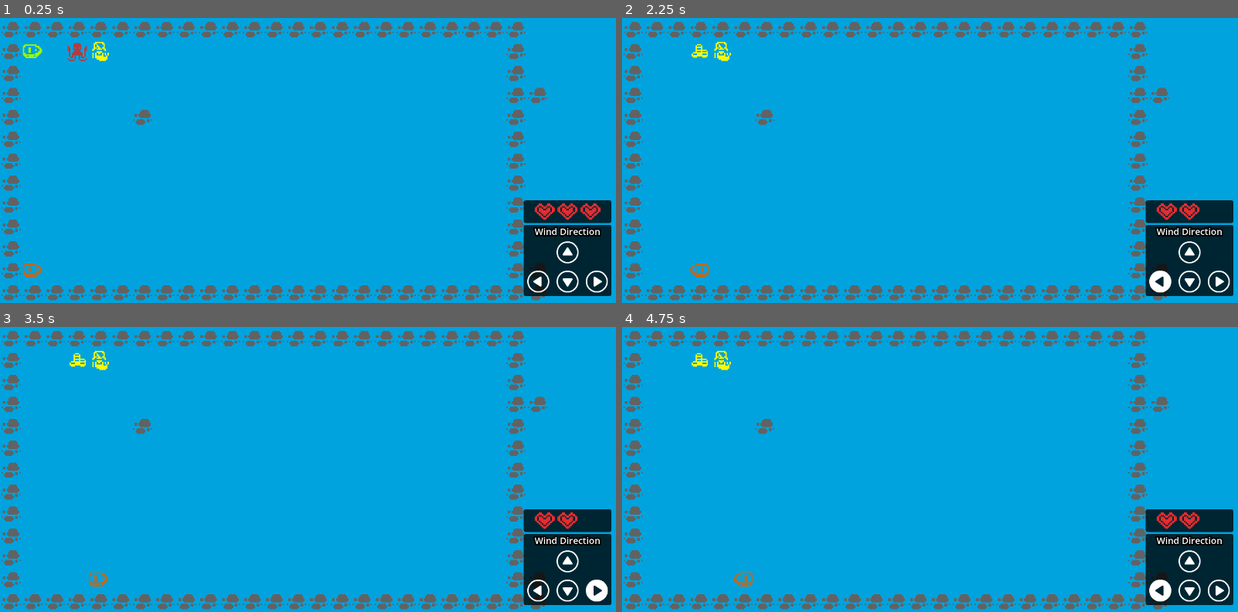
Above: before the commit, frames 1-4 (two rows, left to right).
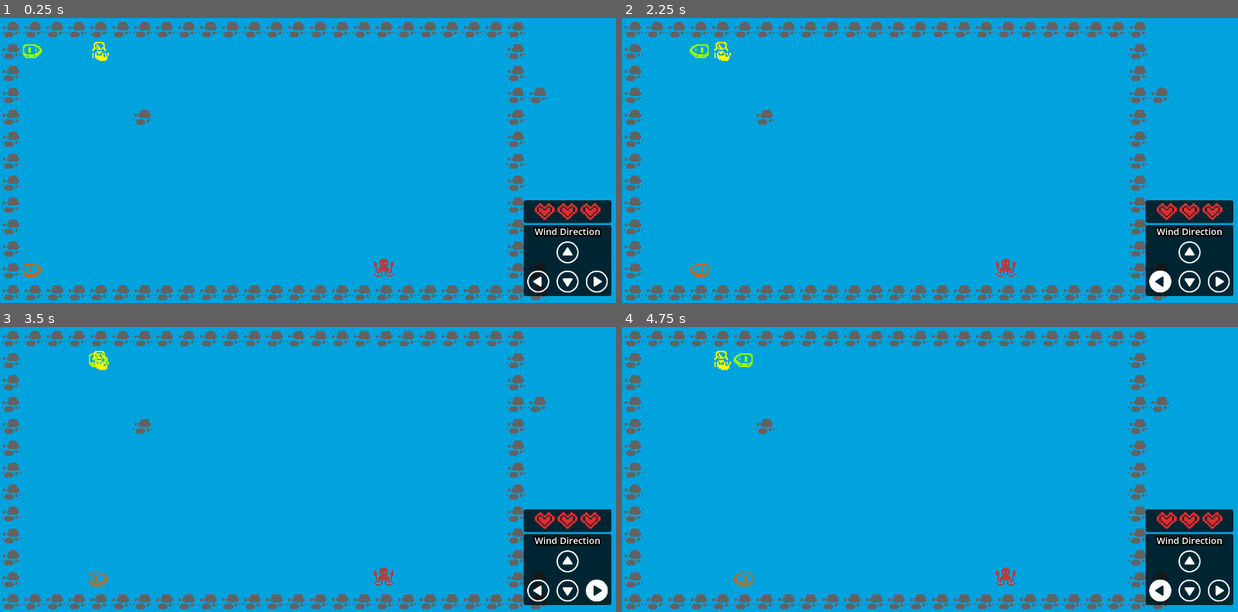
Above: after the commit, the same moments.

Repository: Tmat12/Mini-Jam-155
Game: Godot game, scene res://Scenes/Game.tscn
Two runs of this game, one before a commit and one after it. Both use one fixed random seed, a clock stepped at 60 frames per second and the inputs below.
Inputs (mouse positions are in pixels of both pictures, inside the frame that each line leads up to):
- Up to frame 1 (0.25 s): no input
- Up to frame 2 (2.25 s): tap Enter at 0.5 s; move the mouse to (1065, 146) at 0.52 s; hold Right (ui_right) 0.53-2.03 s; click (1065, 146) at 0.6 s; tap Space (Jump) at 0.77, 1.25, 1.52 s; move the mouse to (806, 174) at 1.27 s; click (806, 174) at 1.35 s; move the mouse to (991, 97) at 2.02 s; hold Left (ui_left) from 2.03 s (still down); click (991, 97) at 2.1 s
- Up to frame 3 (3.5 s): tap Enter at 2.75 s; move the mouse to (277, 526) at 2.77 s; release Left (ui_left) at 2.78 s; hold Right (ui_right) from 2.78 s (still down); click (277, 526) at 2.85 s; tap Space (Jump) at 3.02 s
- Up to frame 4 (4.75 s): tap Space (Jump) at 3.5, 3.77, 4.52 s; move the mouse to (1114, 512) at 3.52 s; click (1114, 512) at 3.6 s; tap Enter at 4.25 s; move the mouse to (745, 426) at 4.27 s; release Right (ui_right) at 4.28 s; hold Left (ui_left) from 4.28 s (still down); click (745, 426) at 4.35 s

The runs differ from the first frame. In frame 1, 0.2% of the frame differs, in the area x 10-64%, y 8-91%; in frame 2, 0.4%; in frame 3, 0.4%; in frame 4, 0.4%, in the area x 11-98%, y 8-91%.

Commit message:
Objects now spawn in random positions on the grid

Diff:
--- /dev/null
+++ b/Scenes/obstacle.tscn
@@ -0,0 +1,26 @@
+[gd_scene load_steps=4 format=3 uid="uid://drnf124e4f2c8"]
+
+[ext_resource type="Script" path="res://scripts/Obstacle.gd" id="1_ufak1"]
+[ext_resource type="Texture2D" uid="uid://c5fhaoqp6dk86" path="res://Sprites/monochrome-transparent.png" id="2_d1s5t"]
+
+[sub_resource type="RectangleShape2D" id="RectangleShape2D_81egp"]
+size = Vector2(14, 13)
+
+[node name="Obstacle" type="Area2D" node_paths=PackedStringArray("sprite")]
+position = Vector2(169, 73)
+scale = Vector2(3, 3)
+script = ExtResource("1_ufak1")
+sprite = NodePath("")
+
+[node name="Sprite2D" type="Sprite2D" parent="."]
+modulate = Color(0.721569, 0.431373, 0.156863, 1)
+texture = ExtResource("2_d1s5t")
+hframes = 49
+vframes = 22
+frame = 417
+
+[node name="CollisionShape2D" type="CollisionShape2D" parent="."]
+position = Vector2(0, 0.5)
+shape = SubResource("RectangleShape2D_81egp")
+
+[connection signal="body_entered" from="." to="." method="_on_body_entered"]
--- a/Scripts/Obstacle.gd
+++ b/Scripts/Obstacle.gd
@@ -2,22 +2,29 @@
 @export var sprite: Sprite2D
 
 var delivery = preload("res://Scenes/pickupable.tscn")
-
+var grid_pixels = 48
+var x = 0
+var y = 0
 
 var rng = RandomNumberGenerator.new()
 
 # Called when the node enters the scene tree for the first time.
 func _ready():
 	var randNum = rng.randi_range(1,2)
+	var randPosx = rng.randi_range(72, 1092)
+	var randPosy = rng.randi_range(72, 552)
 	if randNum == 1:
 		sprite.frame_coords.x = 25
 		sprite.frame_coords.y = 8
 		sprite.modulate = Color("b83d3f")
+		position.x = randPosx
+		position.y = randPosy
 	if randNum == 2:
 		sprite.frame_coords.x = 7
 		sprite.frame_coords.y = 6
 		sprite.modulate = Color("005475")
-
+		position.x = randPosx
+		position.y = randPosy
 
 # Called every frame. 'delta' is the elapsed time since the previous frame.
 func _process(delta):
--- a/Scripts/rock.gd
+++ b/Scripts/rock.gd
@@ -8,7 +8,3 @@
 # Called every frame. 'delta' is the elapsed time since the previous frame.
 func _process(delta):
 	pass
-
-
-func _on_body_entered(body):
-	body.queue_free() #Deleting boat
--- a/project.godot
+++ b/project.godot
@@ -12,7 +12,7 @@
 
 config/name="Mini Jam 155: Wind"
 run/main_scene="res://Scenes/Game.tscn"
-config/features=PackedStringArray("4.1", "GL Compatibility")
+config/features=PackedStringArray("4.2", "GL Compatibility")
 config/icon="res://icon.svg"
 
 [autoload]
